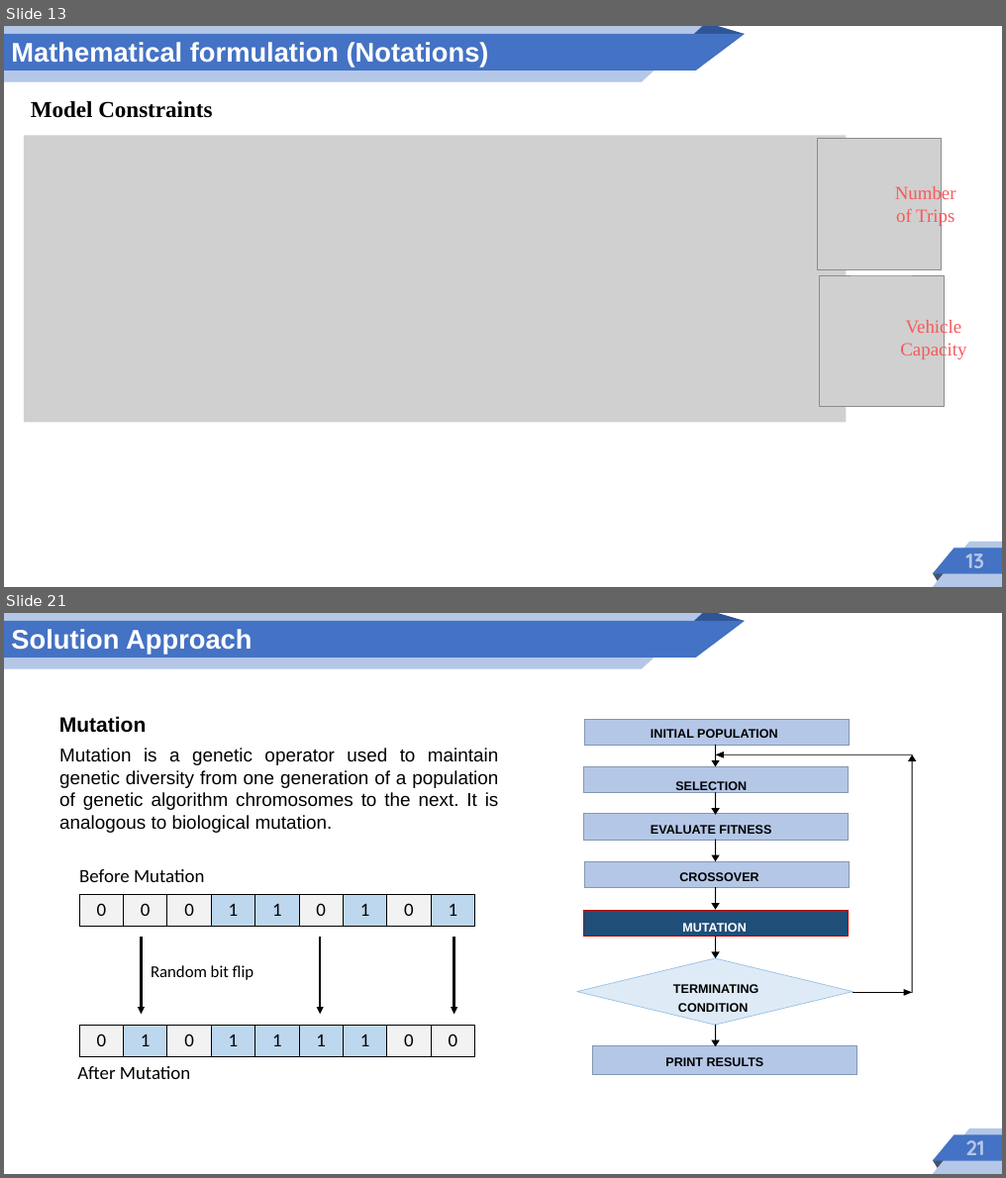
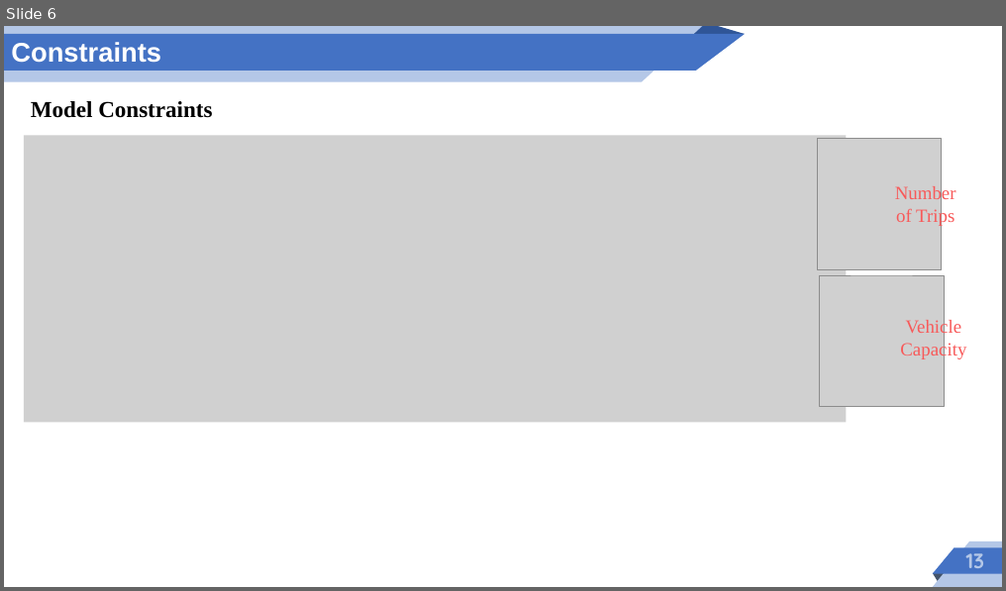
Before and after one commit to tawfiqh58/multiperiod-wood-sc-model, a slide deck: slide.pptx. Shown one above the other, each under a label of ours: slides 13 and 21 before the commit, slide 6 after it; the slides between them are not shown. The pictures are 1006x1178 and 1006x591 pixels, drawn with LibreOffice and Linux fonts; fonts in the diff are those of the drawing; grey boxes stand for pictures. Boxes give left, top, right and bottom in pixels: in the first picture for what was removed or moved away, otherwise in the second. Text is boxed around its words. In the diff, an @@ line names an element or a change of style, - is before the commit and + after.

```diff
--- a/slide.pptx
+++ b/slide.pptx
@@ slide 21 removed at (4, 613, 1002, 1174), background #FFFFFF @@
@@ text removed at (11, 629, 252, 654) @@
-Solution Approach
@@ text removed at (59, 716, 147, 733) @@
-Mutation
@@ text removed at (59, 748, 499, 833) @@
-Mutation is a genetic operator used to maintain genetic diversity from one generation of a population of genetic algorithm chromosomes to the next. It is analogous to biological mutation.
@@ group removed at (576, 719, 917, 1075): 16 freeform shapes, 8 texts @@
-INITIAL POPULATION
-SELECTION
-EVALUATE FITNESS
-CROSSOVER
-MUTATION
-PRINT RESULTS
-TERMINATING
-CONDITION
@@ text removed at (79, 869, 204, 882) @@
-Before Mutation
@@ table removed at (79, 895, 477, 927), 1 rows, 9 columns @@
-0 | 0 | 0 | 1 | 1 | 0 | 1 | 0 | 1
@@ arrow removed from (141, 937) to (141, 1014) @@
@@ arrow removed from (320, 937) to (320, 1014) @@
@@ arrow removed from (453, 937) to (453, 1014) @@
@@ text removed at (151, 965, 254, 980) @@
-Random bit flip
@@ table removed at (79, 1026, 477, 1057), 1 rows, 9 columns @@
-0 | 1 | 0 | 1 | 1 | 1 | 1 | 0 | 0
@@ text removed at (77, 1066, 190, 1079) @@
-After Mutation
@@ group removed at (4, 613, 1002, 1174): 2 triangles, 2 freeform shapes, 2 parallelograms, 1 text @@
-21
@@ what was slide 13 is now slide 6 @@
@@ slide 6 changed as well @@
@@ text removed at (11, 42, 489, 67) @@
-Mathematical formulation (Notations)
@@ text added at (11, 42, 161, 63), 26 pt, text #FFFFFF, bold @@
+Constraints
```
Also in this commit, not shown: 3 other slides changed, 3 slides added, 20 other slides removed, 17 other files.
